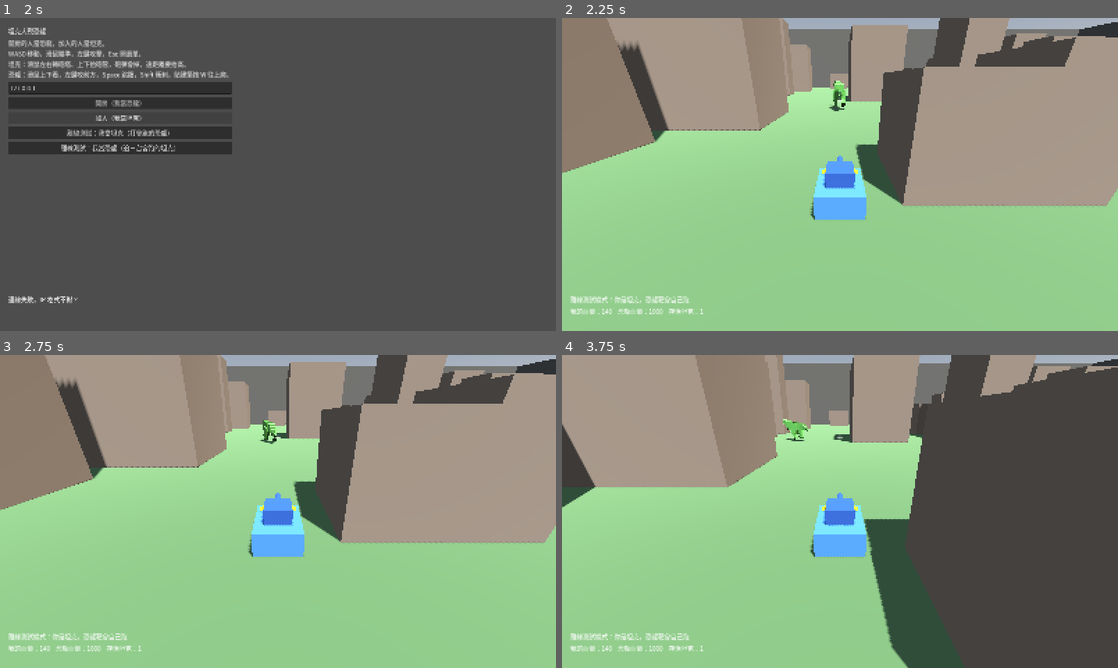
Above: before the commit, frames 1-4 (two rows, left to right).
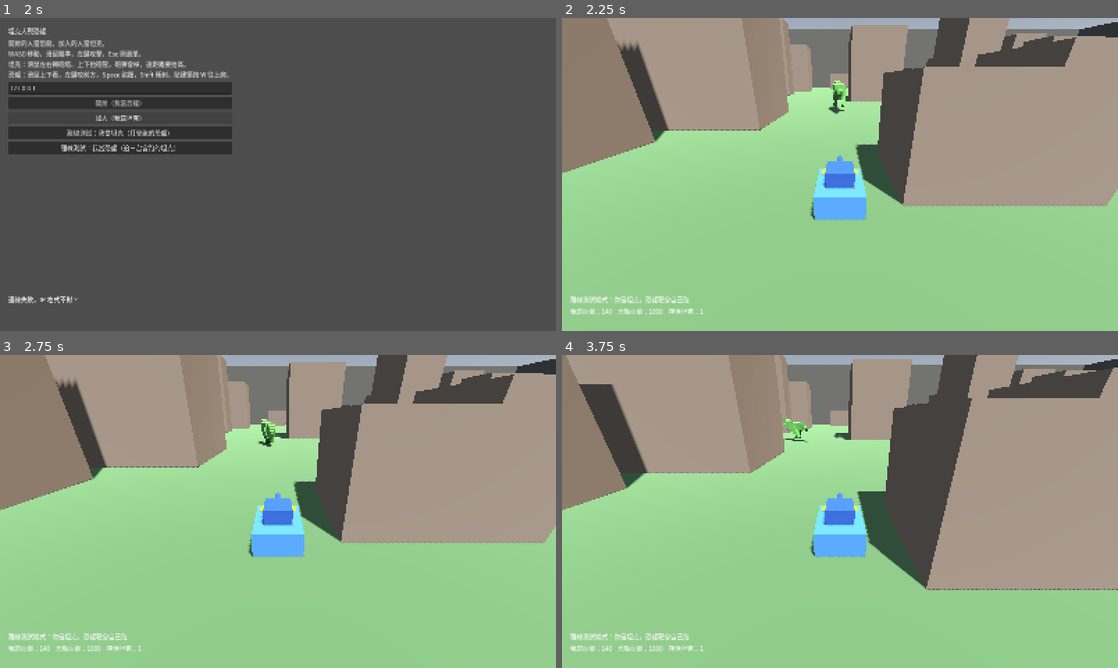
Above: after the commit, the same moments.

Repository: billxu0521/tank_war
Game: Godot game, scene res://main.tscn
The game is run twice, just before and just after one commit, with the same random seed, the same clock (stepped at 60 frames per second) and the same inputs.
Inputs (mouse positions are in pixels of both pictures, inside the frame that each line leads up to):
- Up to frame 1 (2 s): click "開房（我當恐龍）" at 0.5 s; click "加入（我當坦克）" at 1.25 s
- Up to frame 2 (2.25 s): click "離線測試：我當坦克（打會跑的恐龍）" at 2 s
- Up to frame 3 (2.75 s): no input
- Up to frame 4 (3.75 s): tap Enter at 2.75 s; move the mouse to (867, 511) at 2.77 s; hold Shift 2.78-3.53 s; hold W from 2.78 s (still down); click (867, 511) at 2.92 s; tap Space at 3.02 s; move the mouse to (812, 511) at 3.52 s; tap Shift at 3.6 s; click (812, 511) at 3.67 s

Frame 1 is identical in both runs. In frame 2, less than 0.1% of the frame differs, in the area x 47-51%, y 20-31%; in frame 3, 0.2%; in frame 4, 42%, in the area x 0-100%, y 0-100%.

Commit message:
打磨操作手感：把所有「瞬間到位」的地方都加上過程
原本每一項輸入都是瞬間生效，動起來像在拖圖示。逐項改掉：

坦克
- 起步和煞停改成加速度（fighter.gd 加共用的 _accelerate）
  加速 1.3 秒到全速，煞車 13/秒比加速 7/秒快，放開按鍵不會滑很遠
- 車身轉向也要把轉速拉起來，不是按下去就最大轉速
- 砲塔和砲管加轉速上限（1.5 / 1.1 弧度每秒）。滑鼠只決定「想瞄哪」，
  砲塔實際轉過去要花時間——被貼臉時轉不回來，得靠車身一起轉
- 倒車只有前進的六成
- 開砲有後座：砲管往後推 0.56 公尺、相機抬頭 0.046 弧度，四分之一秒復位

恐龍
- 同樣加上加速度，靜止到 16 m/s 要 0.72 秒
- 轉身加上每秒 5 弧度的上限，甩滑鼠不會瞬間轉頭
- 加 face() 方法：直接設角度時要連目標角度一起對齊，
  不然下一幀身體會自己轉回原本的目標

準心畫的是砲管實際指向，所以砲塔跟不上的時候準心也會落後——
這是刻意的，玩家看得到自己甩太快。

測試把砲管案例改寫成驗轉速上限（一幀最多轉多少、轉夠久要追上），
另外加了油門手感案例（不能瞬間全速、加速時間合理、煞車比加速快）。共 15 項。

Co-Authored-By: Claude Opus 5 (1M context) <noreply@anthropic.com>
Claude-Session: https://claude.ai/code/session_019SAVwhULYTqidBLb1Ej4sE

Diff:
--- a/dino.gd
+++ b/dino.gd
@@ -6,6 +6,9 @@
 
 const SPEED := 16.0
 const SPRINT_MULT := 1.9
+const ACCEL := 22.0        # 這麼大一隻不該瞬間到全速
+const BRAKE := 32.0
+const TURN_RATE := 5.0     # 每秒最多轉這麼多弧度，甩滑鼠不會瞬間轉頭
 const STAMINA_MAX := 100.0
 const SPRINT_DRAIN := 32.0     # 每秒；全滿約衝 3 秒
 const CLIMB_DRAIN := 25.0      # 每秒；全滿約爬 4 秒 = 24 公尺，剛好爬得完最高的建築
@@ -25,6 +28,7 @@
 const PITCH_MIN := -0.75  # 往下看到底（約 43 度）
 const PITCH_MAX := 0.45   # 往上看到底（約 26 度）
 
+var aim_yaw := 0.0      # 滑鼠想轉到的方向，身體用 TURN_RATE 追過去
 var look_pitch := 0.0   # 上下視角，有同步出去，遠端才看得到頭抬起來
 var stamina := STAMINA_MAX
 var exhausted := false
@@ -36,7 +40,7 @@
 
 func _unhandled_input(e: InputEvent) -> void:
 	var look := mouse_look(e)
-	rotate_y(-look.x * MOUSE_SENS)
+	aim_yaw -= look.x * MOUSE_SENS
 	look_pitch = clampf(look_pitch - look.y * MOUSE_SENS, PITCH_MIN, PITCH_MAX)
 
 ## 相機和抬頭都要在遠端也看得到，所以放 _process（_physics_process 只有本人在跑）
@@ -47,7 +51,7 @@
 func _physics_process(delta: float) -> void:
 	if dummy:
 		# 離線練習用的移動靶：繞圈跑，讓坦克練習算提前量
-		rotate_y(0.55 * delta)
+		aim_yaw += 0.55 * delta
 		move_step(delta, Vector3(0, 0, -1), false, false, false)
 		return
 	if not is_multiplayer_authority():
@@ -81,10 +85,11 @@
 		spend = SPRINT_DRAIN
 	_update_stamina(delta, spend, moving)
 
+	# 身體用轉速上限追滑鼠，不是瞬間貼上去
+	rotation.y = rotate_toward(rotation.y, aim_yaw, TURN_RATE * delta)
+
 	var speed := SPEED * (SPRINT_MULT if sprinting else 1.0)
-	var move := (global_transform.basis * input).normalized() * speed
-	velocity.x = move.x
-	velocity.z = move.z
+	_accelerate((global_transform.basis * input).normalized() * speed, ACCEL, BRAKE, delta)
 	_apply_gravity(delta)
 	if climbing:
 		# 往上爬的同時保留往前的推力，爬過屋簷才會自己翻上去
@@ -101,6 +106,12 @@
 		if absf(c.get_normal().y) < 0.5 and not c.get_collider().is_in_group(&"arena_wall"):
 			return true   # 接近垂直的面，而且不是場地圍牆
 	return false
+
+## 直接轉到某個角度（出生、測試用）。要連目標角度一起對齊，
+## 不然下一幀身體會自己轉回原本的目標。
+func face(yaw: float) -> void:
+	rotation.y = yaw
+	aim_yaw = yaw
 
 ## 力竭中不能衝刺也不能爬。
 ## 沒有這個門檻的話，體力會在 0 附近抽動：回一點就衝、衝掉又停。
--- a/fighter.gd
+++ b/fighter.gd
@@ -62,6 +62,13 @@
 		return Vector2.ZERO
 	return e.relative
 
+## 水平速度用加速度逼近目標，不要瞬間到頂也不要瞬間停住。
+## 煞車通常比加速快，放開按鍵才不會像在冰上滑。
+func _accelerate(want: Vector3, accel: float, brake: float, delta: float) -> void:
+	var rate := accel if want.length_squared() > 0.01 else brake
+	velocity.x = move_toward(velocity.x, want.x, rate * delta)
+	velocity.z = move_toward(velocity.z, want.z, rate * delta)
+
 func _apply_gravity(delta: float) -> void:
 	# 只在往下掉的時候貼地，不然會把跳躍的向上速度也清掉
 	if is_on_floor() and velocity.y <= 0.0:
--- a/tank.gd
+++ b/tank.gd
@@ -2,7 +2,13 @@
 ## 坦克：車身慢慢轉，砲塔用滑鼠獨立瞄準（左右轉塔、上下抬砲），左鍵開砲。
 
 const SPEED := 9.0
+const REVERSE := 0.55      # 倒車只有前進的六成
+const ACCEL := 7.0         # 每秒加速，約 1.3 秒到全速
+const BRAKE := 13.0        # 煞車比加速快，放開按鍵不會滑很遠
 const TURN := 1.8
+const TURN_ACCEL := 5.0    # 車身轉向也要拉起來，不是瞬間到最大轉速
+const TRAVERSE := 1.5      # 砲塔每秒最多轉這麼多弧度（滑鼠甩太快砲塔跟不上）
+const ELEVATE := 1.1       # 砲管每秒最多抬這麼多
 const RELOAD := 1.5
 const MOUSE_SENS := 0.004
 # 仿坦克世界：砲管上下有角度限制，車體擋住的部分打不到
@@ -10,10 +16,15 @@
 const PITCH_MAX := 0.35   # 仰角 20 度
 const CAM_BASE := -0.4363  # 相機基礎俯角 25 度
 const AIM_RANGE := 70.0    # 準心以這個距離做彈道歸零（場地大了，歸零拉遠）
+const BARREL_Z := -1.5     # 砲管原本的位置，後座從這裡往後推
 const SHELL := preload("res://shell.tscn")
 
-var turret_yaw := 0.0
+var aim_yaw := 0.0      # 滑鼠指到哪
+var aim_pitch := 0.0
+var turret_yaw := 0.0   # 砲塔實際轉到哪，受 TRAVERSE 限制
 var gun_pitch := 0.0
+var _turn_rate := 0.0
+var _recoil := 0.0
 var _cooldown := 0.0
 var _patrol_t := 0.0
 
@@ -21,6 +32,7 @@
 @onready var gun: Node3D = $Turret/Gun
 @onready var muzzle: Marker3D = $Turret/Gun/Muzzle
 @onready var cam: Camera3D = $Turret/Camera3D
+@onready var barrel: Node3D = $Turret/Gun/Barrel
 
 func _ready() -> void:
 	super()
@@ -29,10 +41,10 @@
 func _unhandled_input(e: InputEvent) -> void:
 	aim(mouse_look(e))
 
-## 滑鼠移動量 -> 砲塔左右轉 + 砲管上下抬（上下有角度上限）
+## 滑鼠只決定「想瞄哪」，砲塔實際轉過去要受轉速限制
 func aim(rel: Vector2) -> void:
-	turret_yaw -= rel.x * MOUSE_SENS
-	gun_pitch = clampf(gun_pitch - rel.y * MOUSE_SENS, PITCH_MIN, PITCH_MAX)
+	aim_yaw -= rel.x * MOUSE_SENS
+	aim_pitch = clampf(aim_pitch - rel.y * MOUSE_SENS, PITCH_MIN, PITCH_MAX)
 
 func _physics_process(delta: float) -> void:
 	if dummy:
@@ -41,15 +53,23 @@
 	if not is_multiplayer_authority():
 		return  # 別人的坦克交給 MultiplayerSynchronizer 更新
 
+	# 砲塔和砲管都有轉速上限，滑鼠甩太快就跟不上
+	turret_yaw = move_toward(turret_yaw, aim_yaw, TRAVERSE * delta)
+	gun_pitch = move_toward(gun_pitch, aim_pitch, ELEVATE * delta)
 	turret.rotation.y = turret_yaw
 	gun.rotation.x = gun_pitch
-	cam.rotation.x = CAM_BASE + gun_pitch * 0.5  # 相機跟一半，抬砲時視野才不會鑽到地上
 
-	rotate_y((float(Input.is_key_pressed(KEY_A)) - float(Input.is_key_pressed(KEY_D))) * TURN * delta)
+	_recoil = maxf(_recoil - delta * 4.5, 0.0)
+	cam.rotation.x = CAM_BASE + gun_pitch * 0.5 + _recoil * 0.05  # 相機跟一半 + 開砲抬頭
+	barrel.position.z = BARREL_Z + _recoil * 0.6                  # 砲管後座
+
+	var turn := float(Input.is_key_pressed(KEY_A)) - float(Input.is_key_pressed(KEY_D))
+	_turn_rate = move_toward(_turn_rate, turn * TURN, TURN_ACCEL * delta)
+	rotate_y(_turn_rate * delta)
+
 	var fwd := float(Input.is_key_pressed(KEY_W)) - float(Input.is_key_pressed(KEY_S))
-	var move := -global_transform.basis.z * fwd * SPEED
-	velocity.x = move.x
-	velocity.z = move.z
+	var want := -global_transform.basis.z * fwd * SPEED * (REVERSE if fwd < 0.0 else 1.0)
+	_accelerate(want, ACCEL, BRAKE, delta)
 	_apply_gravity(delta)
 	move_and_slide()
 
@@ -63,9 +83,7 @@
 func _patrol(delta: float) -> void:
 	_patrol_t += delta
 	rotate_y(TURN * 0.5 * delta * (1.0 if name.to_int() % 2 == 0 else -1.0))
-	var move := -global_transform.basis.z * SPEED * 0.75
-	velocity.x = move.x
-	velocity.z = move.z
+	_accelerate(-global_transform.basis.z * SPEED * 0.75, ACCEL, BRAKE, delta)
 	_apply_gravity(delta)
 	move_and_slide()
 	turret_yaw = sin(_patrol_t * 0.7) * 2.0
@@ -73,6 +91,7 @@
 
 @rpc("any_peer", "call_local", "reliable")
 func _fire(pos: Vector3, dir: Vector3) -> void:
+	_recoil = 1.0
 	Fx.burst(muzzle, SphereMesh.new(), Color(1, 0.85, 0.3, 0.9),
 		Vector3.ZERO, Vector3.ONE * 0.3, Vector3.ONE * 1.2, 0.12)
 	var s := SHELL.instantiate()
--- a/test_battle.gd
+++ b/test_battle.gd
@@ -27,6 +27,7 @@
 		_case_offline()
 		_case_offline_dino()
 		_case_gun_pitch()
+		_case_throttle()
 		_case_back_to_lobby()
 		_case_cover()
 		_case_trex_rig()
@@ -74,7 +75,7 @@
 		printerr("有 %d 項失敗" % _fails)
 		quit(1)
 	else:
-		print("OK：生怪、傷害、勝負、咬擊方向、離線兩種模式、砲管俯仰、回大廳重開、建築擋視線、圍牆擋出界、暴龍骨架與尾巴慣性、砲彈命中、恐龍跳躍、移動靶、體力規則都正常")
+		print("OK：生怪、傷害、勝負、咬擊方向、離線兩種模式、砲管俯仰與轉速上限、油門手感、回大廳重開、建築擋視線、圍牆擋出界、暴龍骨架與尾巴慣性、砲彈命中、恐龍跳躍、移動靶、體力規則都正常")
 	return true
 
 # --- 共用 ---
@@ -189,19 +190,63 @@
 	_ck(m._over and m.status.text.begins_with("恐龍獲勝"), "打爆三台靶 -> 恐龍贏")
 	_end(m)
 
-## 砲管上下角度要夾在俯 8 度 ~ 仰 20 度之間
+## 砲管上下角度要夾在俯 8 度 ~ 仰 20 度之間，而且不能瞬間跟上滑鼠
 func _case_gun_pitch() -> void:
 	var m := _new_offline_game()
 	var t: Node = m.players.get_node(^"1")
+	var dt := 1.0 / 120.0
 
 	t.aim(Vector2(0, -9999))  # 滑鼠一路往上
-	_ck(is_equal_approx(t.gun_pitch, t.PITCH_MAX), "抬到底要停在仰角上限")
+	_ck(is_equal_approx(t.aim_pitch, t.PITCH_MAX), "抬到底要停在仰角上限")
 	t.aim(Vector2(0, 9999))   # 一路往下
-	_ck(is_equal_approx(t.gun_pitch, t.PITCH_MIN), "壓到底要停在俯角下限")
-
-	t.gun_pitch = 0.2
-	t._physics_process(0.016)
-	_ck(is_equal_approx(t.gun.rotation.x, 0.2), "砲管模型要跟著轉")
+	_ck(is_equal_approx(t.aim_pitch, t.PITCH_MIN), "壓到底要停在俯角下限")
+
+	# 砲管不能瞬間貼上去：一幀最多轉 ELEVATE * delta
+	t.aim_pitch = t.PITCH_MAX
+	t.gun_pitch = 0.0
+	t._physics_process(dt)
+	_ck(t.gun_pitch <= t.ELEVATE * dt + 0.0001 and t.gun_pitch > 0.0,
+		"砲管一幀最多抬 %.4f 弧度（實際 %.4f）" % [t.ELEVATE * dt, t.gun_pitch])
+
+	# 給它足夠時間就要追到
+	for i in 200:
+		t._physics_process(dt)
+	_ck(is_equal_approx(t.gun_pitch, t.PITCH_MAX), "轉夠久要追上目標角度")
+	_ck(is_equal_approx(t.gun.rotation.x, t.gun_pitch), "砲管模型要跟著轉")
+
+	# 砲塔左右也一樣有轉速上限
+	t.aim_yaw = 3.0
+	t.turret_yaw = 0.0
+	t._physics_process(dt)
+	_ck(t.turret_yaw <= t.TRAVERSE * dt + 0.0001 and t.turret_yaw > 0.0,
+		"砲塔一幀最多轉 %.4f 弧度（實際 %.4f）" % [t.TRAVERSE * dt, t.turret_yaw])
+	_end(m)
+
+## 移動要有加速度：不會瞬間全速，也不會瞬間停住；倒車比前進慢
+func _case_throttle() -> void:
+	var m := _new_offline_game()
+	var t: Node = m.players.get_node(^"1")
+	var dt := 1.0 / 120.0
+	var full := Vector3(0, 0, -t.SPEED)
+
+	t.velocity = Vector3.ZERO
+	t._accelerate(full, t.ACCEL, t.BRAKE, dt)
+	_ck(absf(t.velocity.z) < t.SPEED * 0.5, "踩下去不能瞬間全速（現在 %.2f / %.1f）"
+		% [absf(t.velocity.z), t.SPEED])
+
+	var secs := 0.0
+	while absf(t.velocity.z) < t.SPEED - 0.01 and secs < 10.0:
+		t._accelerate(full, t.ACCEL, t.BRAKE, dt)
+		secs += dt
+	_ck(secs > 0.3 and secs < 3.0, "加速到全速該花 1 秒上下（實際 %.2f 秒）" % secs)
+
+	# 放開按鍵要煞得比加速快
+	var stop := 0.0
+	while absf(t.velocity.z) > 0.01 and stop < 10.0:
+		t._accelerate(Vector3.ZERO, t.ACCEL, t.BRAKE, dt)
+		stop += dt
+	_ck(stop < secs, "煞車要比加速快（煞 %.2f 秒 vs 加速 %.2f 秒）" % [stop, secs])
+	_ck(t.REVERSE < 1.0, "倒車要比前進慢")
 	_end(m)
 
 ## 回大廳要清乾淨，而且要能馬上重開一局
Not shown, changed: README.md
